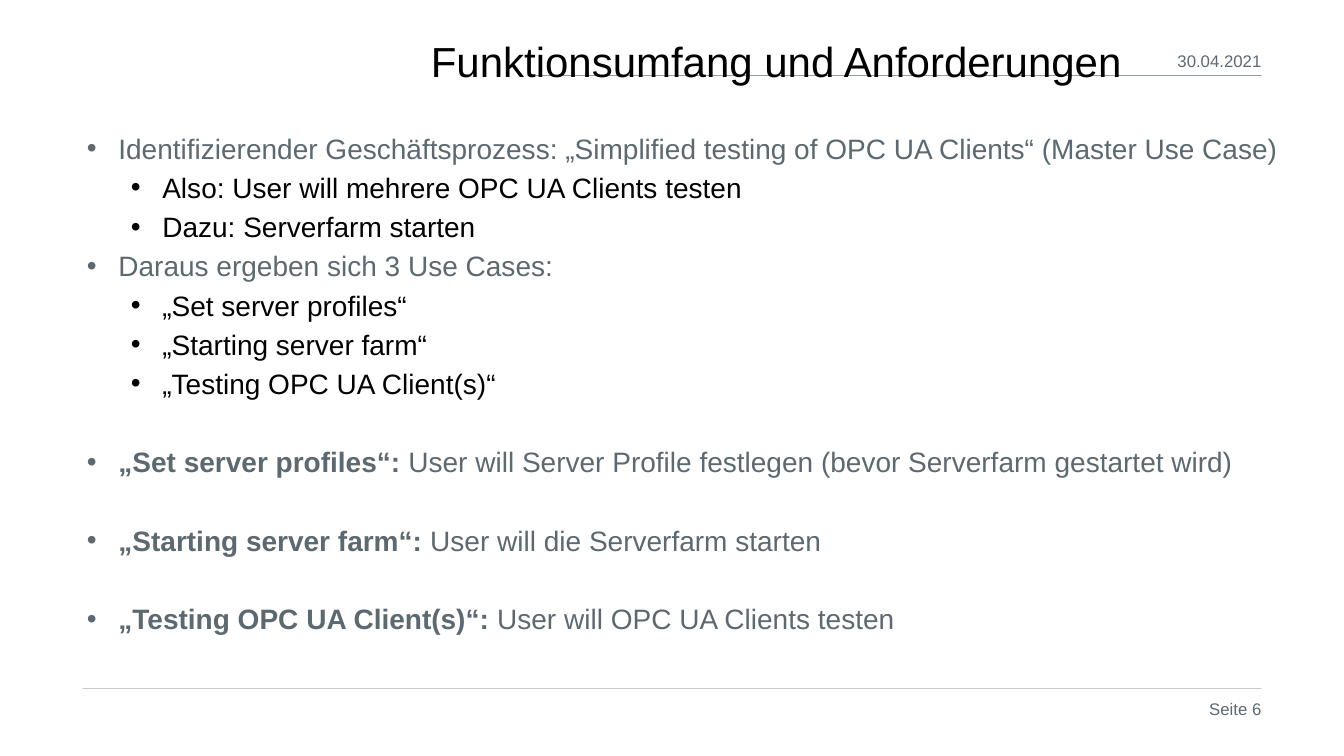
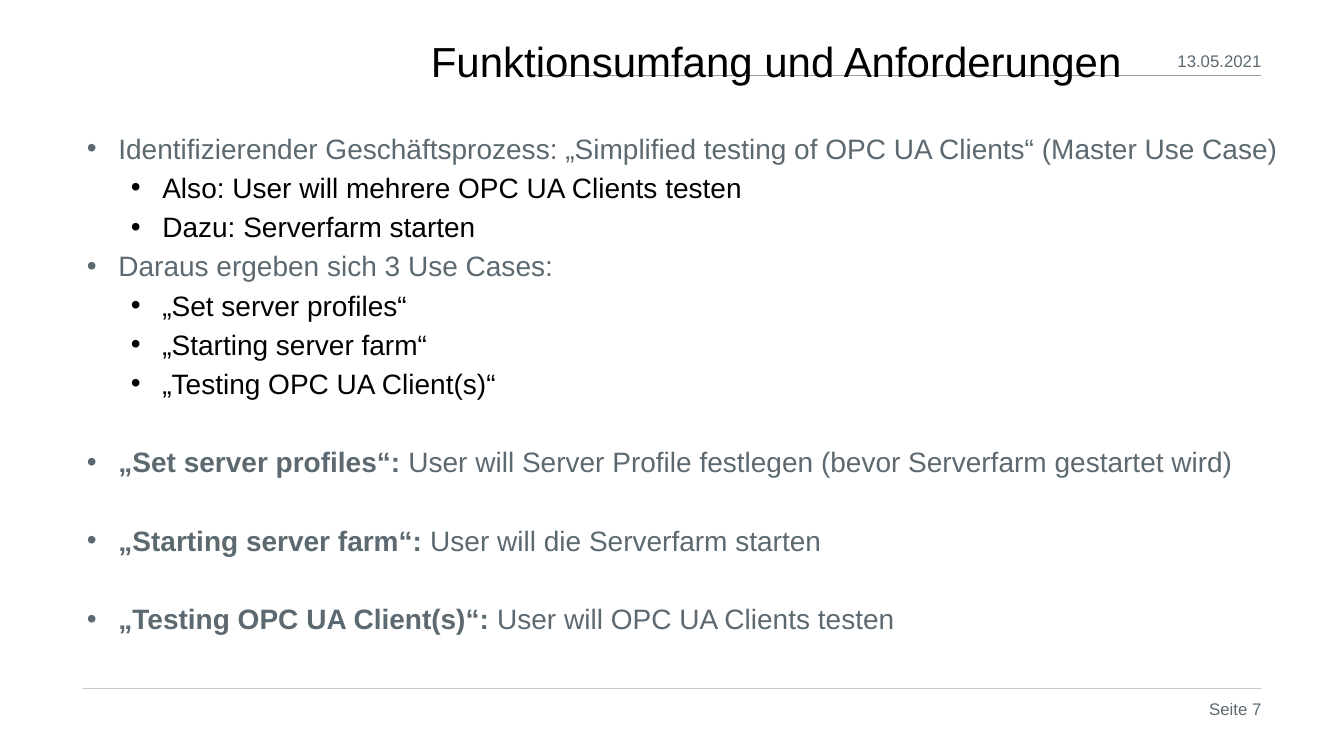
Before and after one commit to ghNico/TINF19C-Team-3-OPC-UA-Server-Farm, a slide deck: slide 7 of PROJECT/Prasentation/Finale Präsentation_v1.pptx (slide 6 before the commit). Drawn at 1344x756 pixels with LibreOffice and Linux fonts; fonts in the diff are those of the drawing; background and template pictures are left out. Boxes give left, top, right and bottom in pixels: in the first picture for what was removed or moved away, otherwise in the second. Text is boxed around its words. In the diff, an @@ line names an element or a change of style, - is before the commit and + after.

```diff
--- a/PROJECT/Prasentation/Finale Präsentation_v1.pptx
+++ b/PROJECT/Prasentation/Finale Präsentation_v1.pptx
@@ text at (1177,55,1261,67): text changed @@
-30.04.2021
+13.05.2021
@@ page number at (1209,703,1261,715): text changed @@
-Seite 6
+Seite 7
```
Also in this commit, not shown: 15 other slides changed, 1 slide added, 1 other file.
